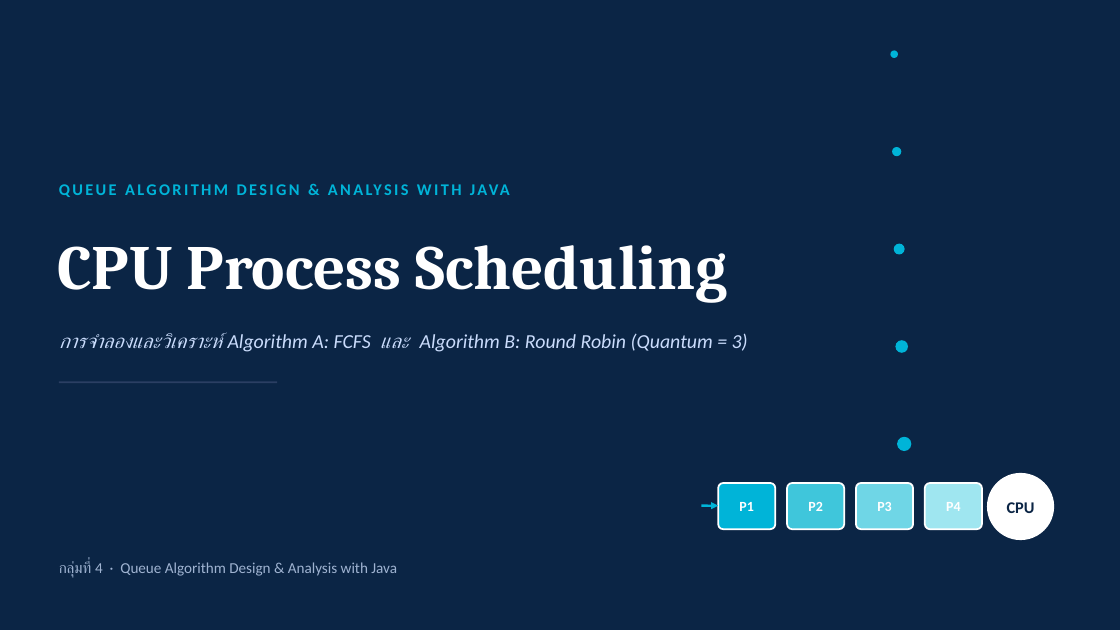
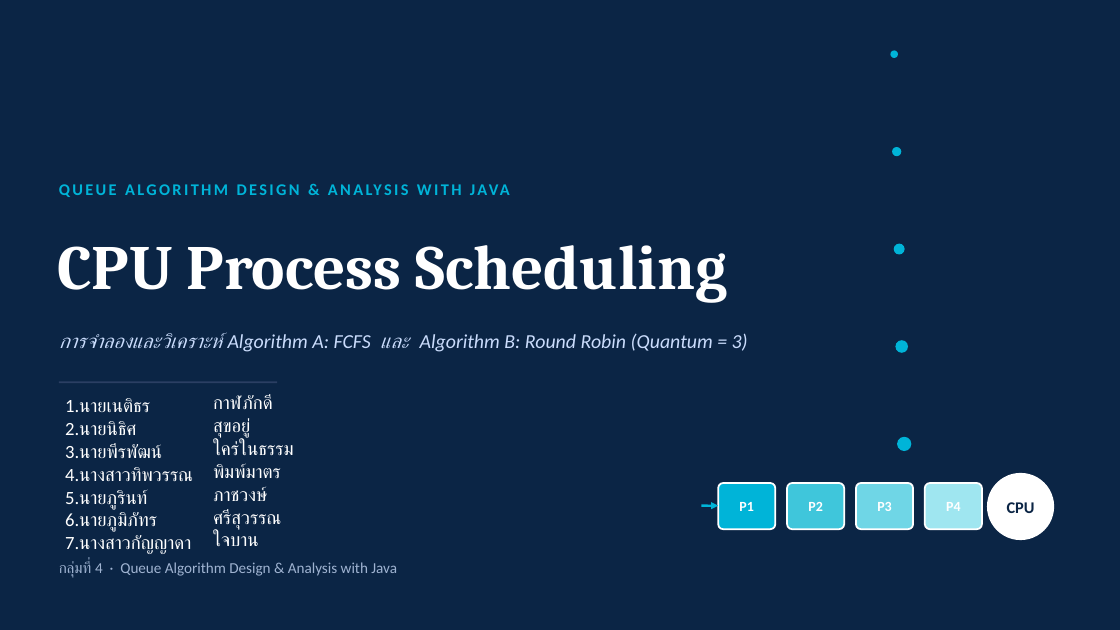
Before and after one commit to s68122250059-code/GROUP-3-SSRU-Queue, a slide deck: slide 1 of CPU_Process_Scheduling.pptx. Drawn at 1120x630 pixels with LibreOffice and Linux fonts; fonts in the diff are those of the drawing. Boxes give left, top, right and bottom in pixels: in the first picture for what was removed or moved away, otherwise in the second. Text is boxed around its words. In the diff, an @@ line names an element or a change of style, - is before the commit and + after.

```diff
--- a/CPU_Process_Scheduling.pptx
+++ b/CPU_Process_Scheduling.pptx
@@ table added at box(59, 395, 302, 558), 7 rows, 2 columns @@
+1.นายเนติธร | กาฬภักดี
+2.นายนิธิศ | สุขอยู่
+3.นายพีรพัฒน์ | ใคร่ในธรรม
+4.นางสาวทิพวรรณ | พิมพ์มาตร
+5.นายภูรินท์ | ภาชวงษ์
+6.นายภูมิภัทร | ศรีสุวรรณ
+7.นางสาวกัญญาดา | ใจบาน
```
Also in this commit, not shown: 2 other slides changed.
